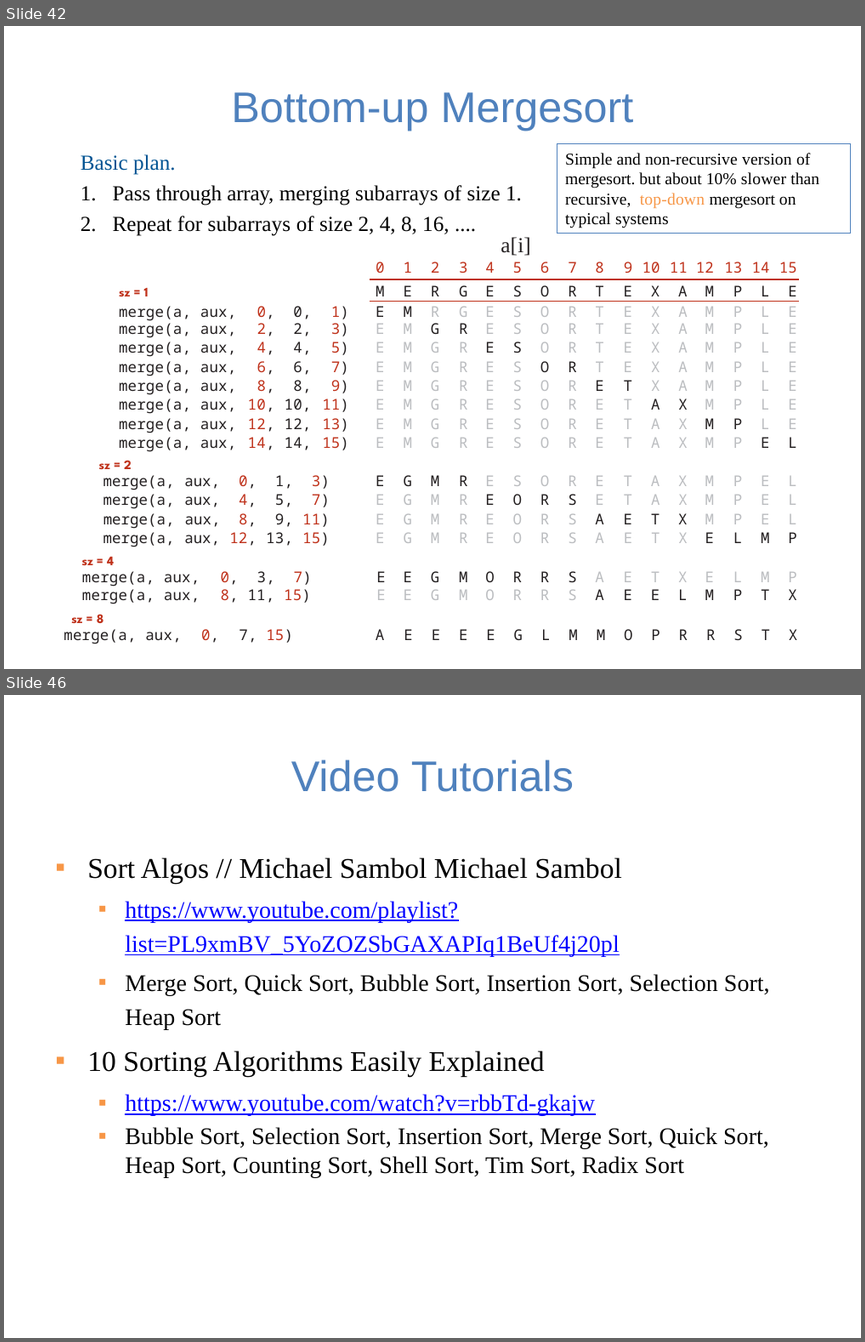
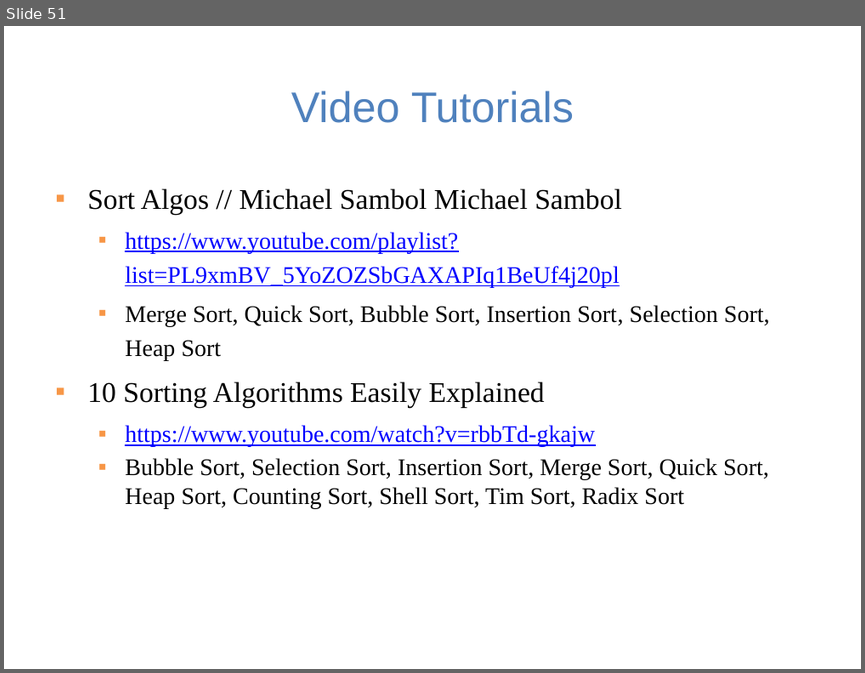
Before and after one commit to guhofstra/CSC111Fa25, a slide deck: PPTs/Lecture 13-sorting algorithms.pptx. Shown one above the other, each under a label of ours: slides 42 and 46 before the commit, slide 51 after it; the slides between them are not shown. The pictures are 865x1342 and 865x673 pixels, drawn with LibreOffice and Linux fonts; fonts in the diff are those of the drawing. Boxes give left, top, right and bottom in pixels: in the first picture for what was removed or moved away, otherwise in the second. Text is boxed around its words. In the diff, an @@ line names an element or a change of style, - is before the commit and + after.

```diff
--- a/PPTs/Lecture 13-sorting algorithms.pptx
+++ b/PPTs/Lecture 13-sorting algorithms.pptx
@@ slide 42 removed at [4,26,861,669], background #FFFFFF @@
@@ title removed at [231,92,634,131] @@
-Bottom-up Mergesort
@@ rectangle removed at [556,144,851,233] @@
-Simple and non-recursive version of mergesort. but about 10% slower than recursive, top-down mergesort on typical systems
@@ text removed at [80,154,522,236] @@
-Basic plan.
-1. Pass through array, merging subarrays of size 1.
-2. Repeat for subarrays of size 2, 4, 8, 16, ....
@@ text removed at [500,237,530,256] @@
-a[i]
@@ table removed at [80,261,799,607], 18 rows, 24 columns @@
- |  |  |  |  |  |  |  | 0 | 1 | 2 | 3 | 4 | 5 | 6 | 7 | 8 | 9 | 10 | 11 | 12 | 13 | 14 | 15
-sz = 1 |  |  |  |  |  |  |  | M | E | R | G | E | S | O | R | T | E | X | A | M | P | L | E
-merge(a, aux, |  |  | 0, |  | 0, |  | 1) | E | M | R | G | E | S | O | R | T | E | X | A | M | P | L | E
-merge(a, aux, |  |  | 2, |  | 2, |  | 3) | E | M | G | R | E | S | O | R | T | E | X | A | M | P | L | E
-merge(a, aux, |  |  | 4, |  | 4, |  | 5) | E | M | G | R | E | S | O | R | T | E | X | A | M | P | L | E
-merge(a, aux, |  |  | 6, |  | 6, |  | 7) | E | M | G | R | E | S | O | R | T | E | X | A | M | P | L | E
-merge(a, aux, |  |  | 8, |  | 8, |  | 9) | E | M | G | R | E | S | O | R | E | T | X | A | M | P | L | E
-merge(a, aux, |  |  | 10, |  | 10, |  | 11) | E | M | G | R | E | S | O | R | E | T | A | X | M | P | L | E
-merge(a, aux, |  |  | 12, |  | 12, |  | 13) | E | M | G | R | E | S | O | R | E | T | A | X | M | P | L | E
-merge(a, aux, |  |  | 14, |  | 14, |  | 15) | E | M | G | R | E | S | O | R | E | T | A | X | M | P | E | L
-sz = 2 |  |  |  |  |  |  |  |  |  |  |  |  |  |  |  |  |  |  |  |  |  |  | 
-merge(a, | aux, | 0, |  | 1, |  | 3) |  | E | G | M | R | E | S | O | R | E | T | A | X | M | P | E | L
-merge(a, | aux, | 4, |  | 5, |  | 7) |  | E | G | M | R | E | O | R | S | E | T | A | X | M | P | E | L
-merge(a, | aux, | 8, |  | 9, |  | 11) |  | E | G | M | R | E | O | R | S | A | E | T | X | M | P | E | L
-merge(a, | aux, | 12, |  | 13, |  | 15) |  | E | G | M | R | E | O | R | S | A | E | T | X | E | L | M | P
-sz = 4 |  |  |  |  |  |  |  |  |  |  |  |  |  |  |  |  |  |  |  |  |  |  | 
-merge(a, aux, |  | 0, 3, 7) |  |  |  |  | E |  | E | G | M | O | R | R | S | A | E | T | X | E | L | M | P
-merge(a, aux, |  | 8, 11, 15) |  |  |  |  | E |  | E | G | M | O | R | R | S | A | E | E | L | M | P | T | X
@@ text removed at [64,613,181,644] @@
-sz = 8
-merge(a, aux,
@@ text removed at [239,629,293,642] @@
-0, 7, 15)
@@ text removed at [375,629,798,640] @@
-A E E E E G L M M O P R R S T X
@@ what was slide 46 is now slide 51 @@
```
Also in this commit, not shown: 19 slides changed, 6 slides added, 17 other files.
